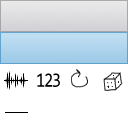
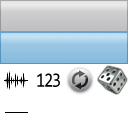
Layer changes from the first 128px x 128px image to the second:
added layer "Layer 13" above "Layer 11" over [66, 66, 95, 95]
added layer "Layer 11" above "Layer 10" over [98, 66, 127, 94]
painted on "Layer 10" over [66, 69, 123, 91]
added layer "Layer 12" (34%) above "Layer 6" over [0, 0, 128, 64]
